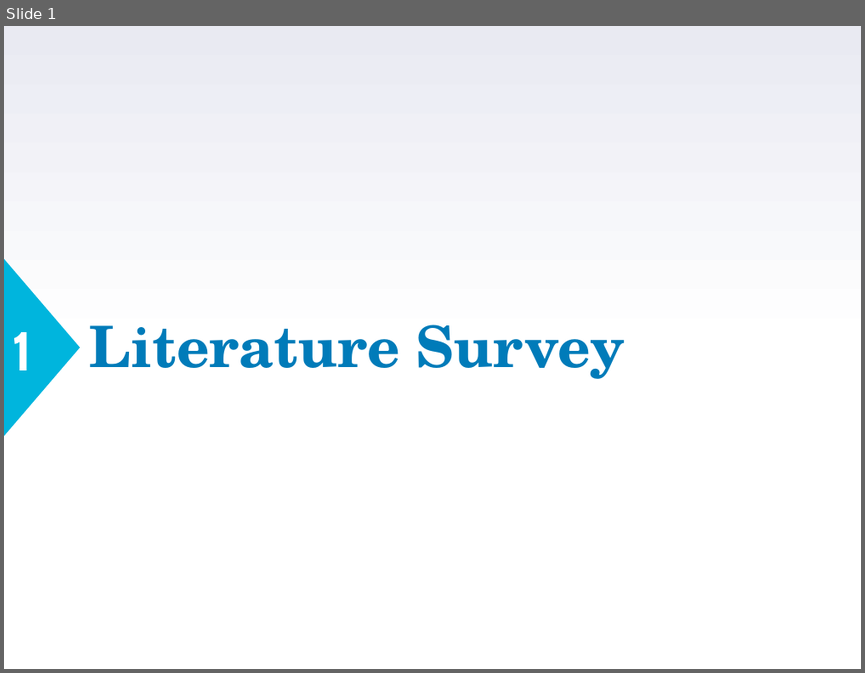
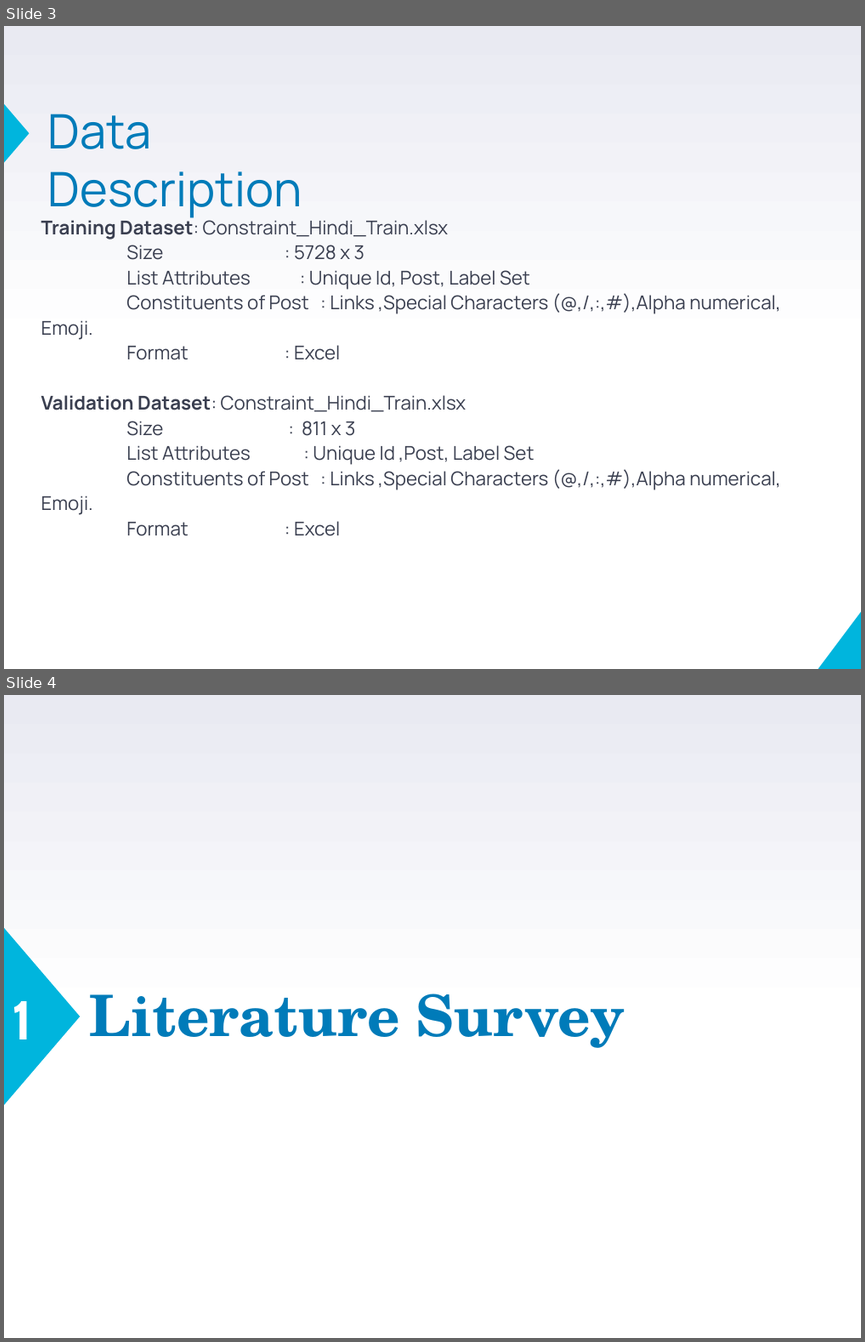
Before and after one commit to VarunBohara/Mini-Project-Documents, a slide deck: Review2_ppt.pptm. Shown one above the other, each under a label of ours: slide 1 before the commit, slides 3 and 4 after it. The pictures are 865x673 and 865x1342 pixels, drawn with LibreOffice and Linux fonts; fonts in the diff are those of the drawing. Boxes give left, top, right and bottom in pixels: in the first picture for what was removed or moved away, otherwise in the second. Text is boxed around its words. In the diff, an @@ line names an element or a change of style, - is before the commit and + after.

```diff
--- a/Review2_ppt.pptm
+++ b/Review2_ppt.pptm
@@ slide 3 added at <box>4,26,861,669</box>, background gradient #FFFFFF to #E9EAF2 @@
@@ triangle added at <box>4,104,29,163</box>, fill #00B5DD @@
@@ text added at <box>48,114,302,218</box>, 40 pt, text #007BB9 @@
+Data Description
@@ text added at <box>41,216,781,536</box>, 16 pt, text #3A3F50 @@
+Training Dataset: Constraint_Hindi_Train.xlsx
+Size : 5728 x 3
+List Attributes : Unique Id, Post, Label Set
+Constituents of Post : Links ,Special Characters (@,/,:,#),Alpha numerical, Emoji.
+Format : Excel
+Validation Dataset: Constraint_Hindi_Train.xlsx
+Size : 811 x 3
+List Attributes : Unique Id ,Post, Label Set
+Constituents of Post : Links ,Special Characters (@,/,:,#),Alpha numerical, Emoji.
+Format : Excel
@@ right triangle added at <box>818,610,861,669</box>, fill #00B5DD @@
@@ what was slide 1 is now slide 4 @@
```
Also in this commit, not shown: 3 slides changed, 6 other slides added.
